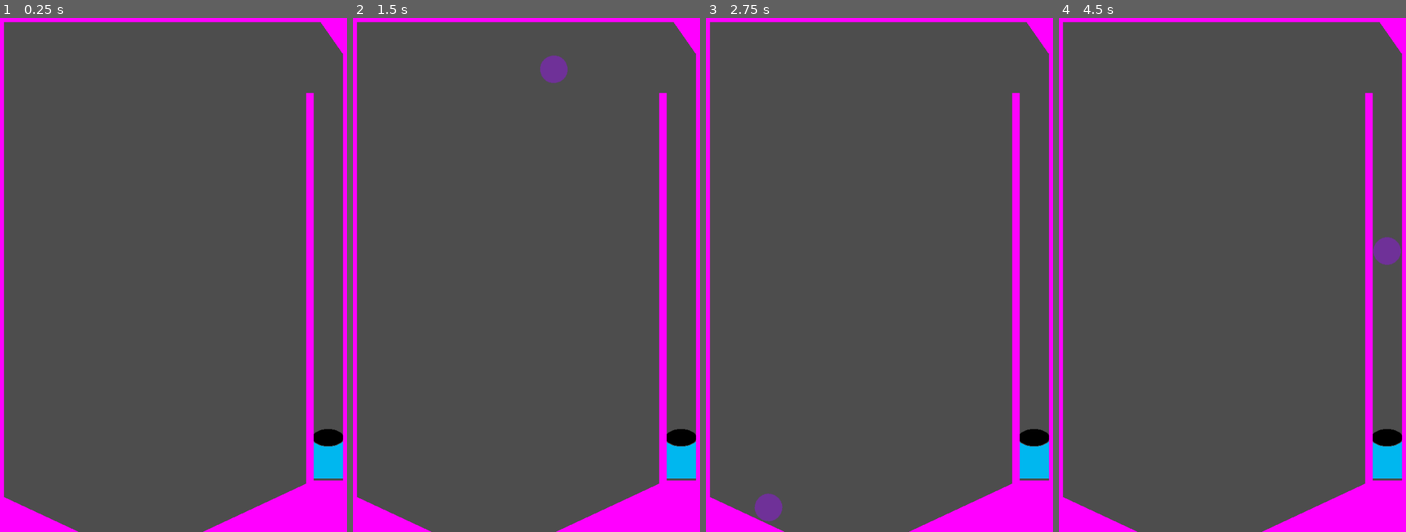
Above: before the commit, frames 1-4 (left to right).
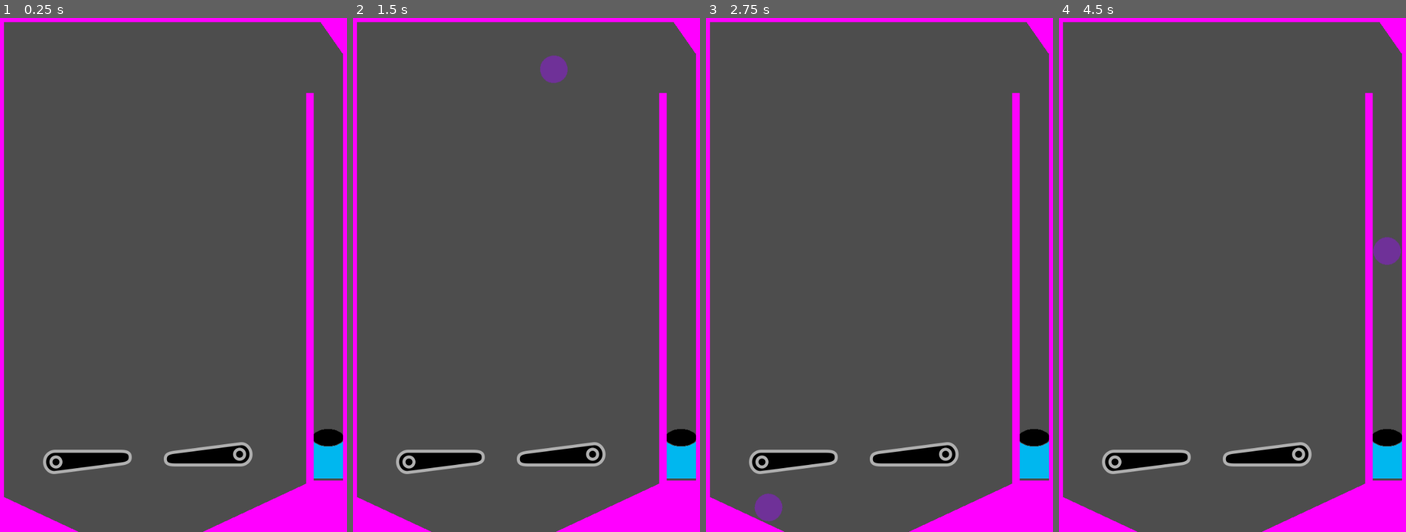
Above: after the commit, the same moments.

Repository: bsu-cs315/fp-team1-pinball
Game: Godot game, scene res://world/world.tscn
Two runs of this game, one before a commit and one after it. Both use one fixed random seed, a clock stepped at 60 frames per second and the inputs below.
Inputs:
- Up to frame 1 (0.25 s): no input
- Up to frame 2 (1.5 s): tap Enter at 0.5 s; hold E (right_flipper, bound only after the commit) 0.53-1.28 s; tap Space (launch) at 0.6, 1.35 s; hold Q (left_flipper, bound only after the commit) from 1.28 s (still down)
- Up to frame 3 (2.75 s): release Q (left_flipper, bound only after the commit) at 2.03 s; hold E (right_flipper, bound only after the commit) from 2.03 s (still down); tap Space (launch) at 2.1 s
- Up to frame 4 (4.5 s): tap Space (launch) at 2.85, 4.25, 4.35 s; release E (right_flipper, bound only after the commit) at 3.5 s; click "RESTART" at 3.5 s; hold Q (left_flipper, bound only after the commit) from 4.28 s (still down)

The runs differ from the first frame. In frame 1, 1.9% of the frame differs, in the area x 12-73%, y 82-89%; in frame 2, 1.9%; in frame 3, 1.9%; in frame 4, 1.9%.

Commit message:
Instantiate flippers in the world

Diff:
--- a/project/flippers/flipper_left.gd
+++ b/project/flippers/flipper_left.gd
@@ -8,7 +8,7 @@
 	rotation = starting_rotation
 	target_rotation = starting_rotation
 
-func _process(delta: float) -> void:
+func _process(_delta: float) -> void:
 	if Input.is_action_pressed("left_flipper"):
 		target_rotation = starting_rotation + rotation_amount
 	else:
--- a/project/flippers/flipper_left.tscn
+++ b/project/flippers/flipper_left.tscn
@@ -9,7 +9,7 @@
 radius = 27.0
 
 [node name="flipper_left" type="Node2D"]
-position = Vector2(496, 278)
+scale = Vector2(-0.5, -0.5)
 metadata/_edit_group_ = true
 
 [node name="Sprite2D" type="Sprite2D" parent="."]
--- a/project/flippers/flipper_right.gd
+++ b/project/flippers/flipper_right.gd
@@ -8,7 +8,7 @@
 	rotation = starting_rotation
 	target_rotation = starting_rotation
 
-func _process(delta: float) -> void:
+func _process(_delta: float) -> void:
 	if Input.is_action_pressed("right_flipper"):
 		target_rotation = starting_rotation - rotation_amount
 	else:
--- a/project/flippers/flipper_right.tscn
+++ b/project/flippers/flipper_right.tscn
@@ -9,7 +9,7 @@
 radius = 27.0
 
 [node name="flipper_right" type="Node2D"]
-position = Vector2(806, 335)
+scale = Vector2(0.5, 0.5)
 metadata/_edit_group_ = true
 
 [node name="Sprite2D" type="Sprite2D" parent="."]
--- a/project/project.godot
+++ b/project/project.godot
@@ -27,3 +27,13 @@
 "events": [Object(InputEventKey,"resource_local_to_scene":false,"resource_name":"","device":-1,"window_id":0,"alt_press …(191 unchanged characters)…
 ]
 }
+left_flipper={
+"deadzone": 0.5,
+"events": [Object(InputEventKey,"resource_local_to_scene":false,"resource_name":"","device":-1,"window_id":0,"alt_pressed":false,"shift_pressed":false,"ctrl_pressed":false,"meta_pressed":false,"pressed":false,"keycode":0,"physical_keycode":81,"key_label":0,"unicode":113,"location":0,"echo":false,"script":null)
+]
+}
+right_flipper={
+"deadzone": 0.5,
+"events": [Object(InputEventKey,"resource_local_to_scene":false,"resource_name":"","device":-1,"window_id":0,"alt_pressed":false,"shift_pressed":false,"ctrl_pressed":false,"meta_pressed":false,"pressed":false,"keycode":0,"physical_keycode":69,"key_label":0,"unicode":101,"location":0,"echo":false,"script":null)
+]
+}
--- a/project/world/world.tscn
+++ b/project/world/world.tscn
@@ -1,7 +1,9 @@
-[gd_scene load_steps=13 format=3 uid="uid://c8yur30t2p2yo"]
+[gd_scene load_steps=15 format=3 uid="uid://c8yur30t2p2yo"]
 
 [ext_resource type="Script" path="res://world/world.gd" id="1_gtqkf"]
 [ext_resource type="PackedScene" uid="uid://bh7hvwo0kc42s" path="res://launcher/launcher.tscn" id="1_ijd6e"]
+[ext_resource type="PackedScene" uid="uid://csrp23ke64f4b" path="res://flippers/flipper_left.tscn" id="2_ojv08"]
+[ext_resource type="PackedScene" uid="uid://sqjfptvf1vkw" path="res://flippers/flipper_right.tscn" id="3_70sgq"]
 
 [sub_resource type="PhysicsMaterial" id="PhysicsMaterial_i55ga"]
 
@@ -152,6 +154,14 @@
 offset_bottom = 67.0
 text = "RESTART"
 
+[node name="flipper_right" parent="." instance=ExtResource("3_70sgq")]
+position = Vector2(447, 808)
+
+[node name="flipper_left" parent="." instance=ExtResource("2_ojv08")]
+position = Vector2(106, 823)
+rotation = 3.14159
+scale = Vector2(0.5, 0.5)
+
 [connection signal="game_over" from="Launcher" to="." method="_on_launcher_game_over"]
 [connection signal="body_entered" from="BallKillZone" to="." method="_on_ball_kill_zone_body_entered"]
 [connection signal="pressed" from="RestartButton" to="." method="_on_button_pressed"]
